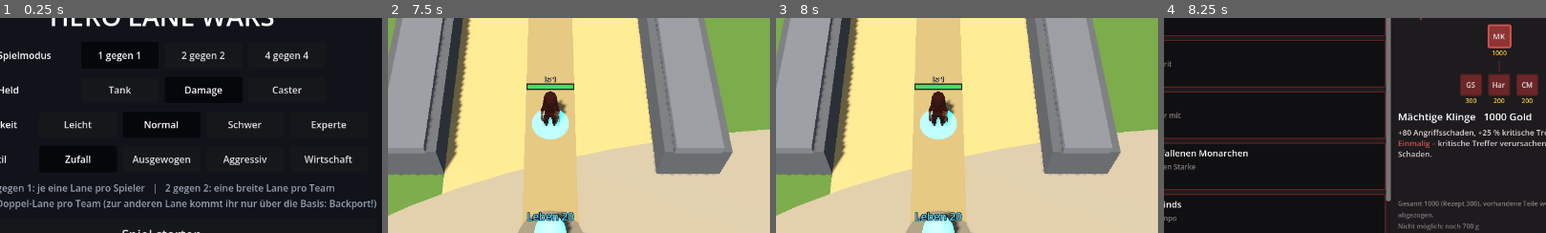
Above: before the commit, frames 1-4 (left to right).
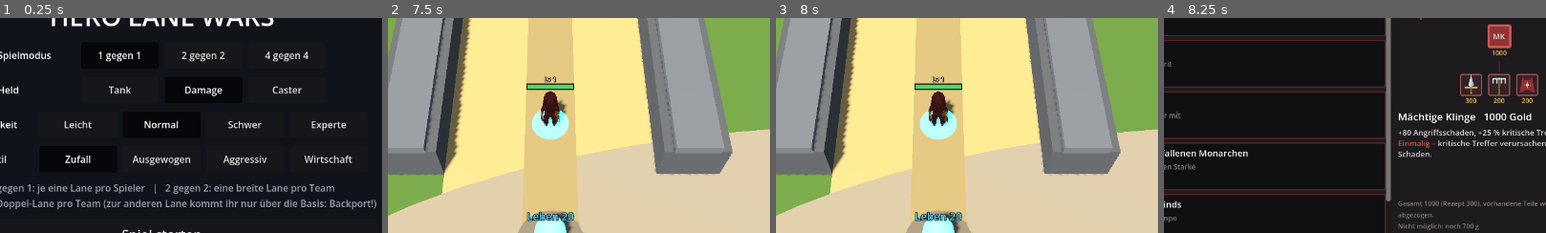
Above: after the commit, the same moments.

Repository: Tarux21/hero-lane-wars
Game: Godot game, scene res://scenes/main.tscn
The game is run twice, just before and just after one commit, with the same random seed, the same clock (stepped at 60 frames per second) and the same inputs.
Inputs:
- Up to frame 1 (0.25 s): no input
- Up to frame 2 (7.5 s): click "Normal" at 0.5 s; click "Normal" at 1.25 s; click "Spiel starten" at 2 s; click "+" at 2.75 s; click "–" at 3.5 s; click "–" at 4.25 s; click "–" at 5 s; click "–" at 5.75 s; click "–" at 6.5 s; click "–" at 7.25 s
- Up to frame 3 (8 s): no input
- Up to frame 4 (8.25 s): click "Gold 300" at 8 s
The pictures show only the part of the screen within x 29-79%, y 25-75%; the shares and areas given below are measured in that part.

Frames 1-3 are identical in both runs. In frame 4, 1.8% of the frame differs, in the area x 77-98%, y 3-37%.

Commit message:
Item-Bildchen Teil 1: Starter, Basisteile und Lederhut im Code gezeichnet (Stufen-Markierung, Austausch per assets/items/<id>.png vorbereitet)
Co-Authored-By: Claude Sonnet 5.5 <noreply@anthropic.com>

Diff:
--- /dev/null
+++ b/godot/scripts/item_icon.gd
@@ -0,0 +1,185 @@
+extends Control
+## Item-Bildchen, im Code gezeichnet (Prototyp; später durch Blender-Bilder ersetzbar: gibt es res://assets/items/<id>.png, wird die Datei gezeigt).
+## id = Item-Kennung, tier = "basis" | "zwischen" | "fertig" (Zwischenstufen bekommen eine kleine Münze, fertige Items einen Funken)
+
+const DRAWN := ["sword", "armor", "heart", "gloves", "staff", "bigSword", "rake", "critCloak", "bigStaff", "cloth", "thornArmor", "windCloak", "timeAmulet",
+	"lifeStone", "regenBand", "ruby", "tome", "wand", "bloodGem", "dagger", "spellGem", "coinPouch", "hat"]
+
+const STEEL := Color("#cfd8e6")
+const STEEL_D := Color("#8da4bf")
+const GOLD := Color("#e8c46a")
+const WOOD := Color("#8a6a3a")
+const RED := Color("#d94a4a")
+const GREEN := Color("#4fc36a")
+const BLUE := Color("#7fd6ff")
+const PURPLE := Color("#a67cff")
+
+var id := ""
+var tier := "basis"
+var tex: Texture2D
+
+
+static func has_icon(item_id: String) -> bool:
+	return DRAWN.has(item_id) or ResourceLoader.exists("res://assets/items/%s.png" % item_id)
+
+
+func _ready() -> void:
+	mouse_filter = Control.MOUSE_FILTER_IGNORE
+	var path := "res://assets/items/%s.png" % id
+	if ResourceLoader.exists(path):
+		tex = load(path)
+
+
+func _p(x: float, y: float) -> Vector2:
+	return Vector2(x, y) * size
+
+
+func _poly(pts: Array, col: Color) -> void:
+	var v := PackedVector2Array()
+	for q in pts:
+		v.append(_p(q[0], q[1]))
+	draw_colored_polygon(v, col)
+
+
+func _line(a: Array, b: Array, col: Color, w: float = 2.0) -> void:
+	draw_line(_p(a[0], a[1]), _p(b[0], b[1]), col, w * size.x / 56.0, true)
+
+
+func _circle(x: float, y: float, r: float, col: Color) -> void:
+	draw_circle(_p(x, y), r * size.x, col)
+
+
+func _arc(x: float, y: float, r: float, a0: float, a1: float, col: Color, w: float = 2.0) -> void:
+	draw_arc(_p(x, y), r * size.x, deg_to_rad(a0), deg_to_rad(a1), 20, col, w * size.x / 56.0, true)
+
+
+func _star(x: float, y: float, r: float, col: Color) -> void:
+	_poly([[x, y - r], [x + r * 0.28, y - r * 0.28], [x + r, y], [x + r * 0.28, y + r * 0.28], [x, y + r], [x - r * 0.28, y + r * 0.28], [x - r, y], [x - r * 0.28, y - r * 0.28]], col)
+
+
+func _gem(x: float, y: float, r: float, col: Color) -> void:
+	_poly([[x, y - r], [x + r * 0.85, y - r * 0.2], [x + r * 0.5, y + r], [x - r * 0.5, y + r], [x - r * 0.85, y - r * 0.2]], col)
+	_poly([[x, y - r], [x + r * 0.85, y - r * 0.2], [x, y - r * 0.1], [x - r * 0.85, y - r * 0.2]], col.lightened(0.35))
+	_line([x - r * 0.3, y - r * 0.5], [x - r * 0.1, y - r * 0.7], Color(1, 1, 1, 0.8), 1.5)
+
+
+func _blade(cx: float, top: float, bottom: float, w: float, col: Color) -> void:
+	_poly([[cx, top], [cx + w, bottom - 0.08], [cx, bottom], [cx - w, bottom - 0.08]], col)
+	_poly([[cx, top], [cx + w, bottom - 0.08], [cx, bottom]], col.darkened(0.15))
+	_line([cx, top + 0.1], [cx, bottom - 0.06], Color(1, 1, 1, 0.55), 1.0)
+
+
+func _hilt(cx: float, y: float, w: float, len: float) -> void:
+	_line([cx - w, y], [cx + w, y], GOLD, 3.5)
+	_line([cx, y], [cx, y + len], WOOD, 4.0)
+	_circle(cx, y + len + 0.02, 0.035, GOLD)
+
+
+func _draw() -> void:
+	if tex != null:
+		draw_texture_rect(tex, Rect2(Vector2.ZERO, size), false)
+		return
+	match id:
+		"sword":
+			_blade(0.5, 0.08, 0.62, 0.08, STEEL)
+			_hilt(0.5, 0.64, 0.2, 0.2)
+		"bigSword":
+			_blade(0.5, 0.04, 0.6, 0.13, STEEL)
+			_hilt(0.5, 0.62, 0.27, 0.22)
+		"armor":
+			_poly([[0.22, 0.16], [0.78, 0.16], [0.78, 0.55], [0.5, 0.88], [0.22, 0.55]], STEEL_D)
+			_poly([[0.3, 0.24], [0.7, 0.24], [0.7, 0.52], [0.5, 0.78], [0.3, 0.52]], Color("#52627d"))
+			_line([0.5, 0.24], [0.5, 0.78], STEEL_D, 1.5)
+		"heart":
+			_circle(0.37, 0.38, 0.19, RED)
+			_circle(0.63, 0.38, 0.19, RED)
+			_poly([[0.19, 0.46], [0.81, 0.46], [0.5, 0.86]], RED)
+			_circle(0.33, 0.33, 0.05, Color(1, 1, 1, 0.55))
+		"gloves":
+			var gc := Color("#e0a63e")
+			_poly([[0.28, 0.5], [0.72, 0.5], [0.7, 0.84], [0.3, 0.84]], gc)
+			for k in 4:
+				_poly([[0.28 + 0.11 * k, 0.52], [0.37 + 0.11 * k, 0.52], [0.37 + 0.11 * k, 0.22 + (0.0 if k in [1, 2] else 0.06)], [0.28 + 0.11 * k, 0.22 + (0.0 if k in [1, 2] else 0.06)]], gc.lightened(0.12))
+			_poly([[0.7, 0.62], [0.88, 0.5], [0.9, 0.6], [0.72, 0.74]], gc.lightened(0.12))
+			_line([0.3, 0.8], [0.7, 0.8], Color("#7a5a1a"), 3.0)
+		"staff":
+			_line([0.3, 0.9], [0.66, 0.26], WOOD, 4.0)
+			_circle(0.7, 0.2, 0.12, PURPLE)
+			_circle(0.7, 0.2, 0.05, Color.WHITE)
+		"bigStaff":
+			_line([0.26, 0.92], [0.64, 0.3], WOOD, 5.0)
+			_circle(0.7, 0.2, 0.17, PURPLE)
+			_circle(0.7, 0.2, 0.08, Color.WHITE)
+			_arc(0.7, 0.2, 0.23, 0, 360, BLUE, 1.5)
+		"rake":
+			_line([0.5, 0.18], [0.5, 0.92], WOOD, 4.0)
+			_line([0.22, 0.22], [0.78, 0.22], STEEL, 4.0)
+			for x in [0.22, 0.4, 0.6, 0.78]:
+				_line([x, 0.22], [x, 0.42], STEEL, 3.0)
+		"critCloak":
+			_poly([[0.28, 0.14], [0.72, 0.14], [0.84, 0.86], [0.5, 0.72], [0.16, 0.86]], Color("#8f2f3a"))
+			_poly([[0.28, 0.14], [0.72, 0.14], [0.66, 0.26], [0.34, 0.26]], Color("#5e1c25"))
+			_star(0.5, 0.5, 0.15, GOLD)
+		"cloth":
+			var cc := Color("#a9b4c6")
+			_poly([[0.3, 0.2], [0.42, 0.14], [0.58, 0.14], [0.7, 0.2], [0.88, 0.36], [0.74, 0.48], [0.7, 0.42], [0.7, 0.86], [0.3, 0.86], [0.3, 0.42], [0.26, 0.48], [0.12, 0.36]], cc)
+			_line([0.5, 0.14], [0.5, 0.86], cc.darkened(0.25), 1.5)
+		"thornArmor":
+			_poly([[0.26, 0.2], [0.74, 0.2], [0.74, 0.56], [0.5, 0.86], [0.26, 0.56]], STEEL_D)
+			_line([0.5, 0.2], [0.5, 0.86], Color("#5a6f8a"), 1.5)
+			for k in [[0.22, 0.2, 0.08, 0.1], [0.78, 0.2, 0.92, 0.1], [0.74, 0.42, 0.92, 0.42], [0.26, 0.42, 0.08, 0.42]]:
+				_line([k[0], k[1]], [k[2], k[3]], Color("#dfe6f2"), 3.0)
+		"windCloak":
+			_poly([[0.28, 0.14], [0.72, 0.14], [0.84, 0.86], [0.5, 0.72], [0.16, 0.86]], Color("#2f7f8f"))
+			for k in 3:
+				_arc(0.5, 0.36 + 0.14 * k, 0.17 - 0.02 * k, 200, 340, Color("#c8f3ff"), 2.0)
+		"timeAmulet":
+			_arc(0.5, 0.3, 0.26, 200, 340, GOLD, 2.0)
+			_circle(0.5, 0.6, 0.24, GOLD)
+			_circle(0.5, 0.6, 0.18, Color("#3b3320"))
+			_poly([[0.4, 0.5], [0.6, 0.5], [0.5, 0.6]], BLUE)
+			_poly([[0.4, 0.7], [0.6, 0.7], [0.5, 0.6]], BLUE)
+		"lifeStone":
+			_poly([[0.5, 0.08], [0.82, 0.4], [0.5, 0.92], [0.18, 0.4]], RED)
+			_poly([[0.5, 0.08], [0.82, 0.4], [0.5, 0.45], [0.18, 0.4]], RED.lightened(0.3))
+			_line([0.34, 0.3], [0.44, 0.2], Color(1, 1, 1, 0.8), 2.0)
+		"regenBand":
+			_arc(0.5, 0.52, 0.3, 0, 360, GREEN, 6.0)
+			_arc(0.5, 0.52, 0.3, 200, 300, GREEN.lightened(0.4), 3.0)
+			_line([0.5, 0.4], [0.5, 0.64], Color.WHITE, 3.0)
+			_line([0.38, 0.52], [0.62, 0.52], Color.WHITE, 3.0)
+		"ruby":
+			_gem(0.5, 0.5, 0.3, RED)
+		"tome":
+			_poly([[0.22, 0.16], [0.78, 0.16], [0.78, 0.82], [0.22, 0.82]], Color("#4a4f9a"))
+			_poly([[0.28, 0.2], [0.78, 0.2], [0.78, 0.78], [0.28, 0.78]], Color("#e8e0c8"))
+			_poly([[0.22, 0.16], [0.3, 0.16], [0.3, 0.82], [0.22, 0.82]], Color("#35397a"))
+			_star(0.54, 0.48, 0.12, PURPLE)
+		"wand":
+			_line([0.3, 0.86], [0.62, 0.34], Color("#e8e0f0"), 4.0)
+			_star(0.66, 0.26, 0.15, GOLD)
+		"bloodGem":
+			_circle(0.5, 0.58, 0.24, RED)
+			_poly([[0.3, 0.52], [0.7, 0.52], [0.5, 0.1]], RED)
+			_circle(0.42, 0.52, 0.06, Color(1, 1, 1, 0.6))
+		"dagger":
+			_blade(0.5, 0.1, 0.62, 0.07, STEEL)
+			_hilt(0.5, 0.64, 0.16, 0.18)
+		"spellGem":
+			_gem(0.5, 0.46, 0.27, PURPLE)
+			_circle(0.5, 0.82, 0.07, RED)
+			_poly([[0.45, 0.82], [0.55, 0.82], [0.5, 0.72]], RED)
+		"coinPouch":
+			_poly([[0.34, 0.3], [0.66, 0.3], [0.8, 0.82], [0.2, 0.82]], Color("#8a5a2a"))
+			_line([0.34, 0.3], [0.66, 0.3], Color("#5a3a1a"), 3.0)
+			_circle(0.5, 0.58, 0.12, GOLD)
+			_line([0.5, 0.5], [0.5, 0.66], Color("#8a6a1a"), 2.0)
+		"hat":
+			_poly([[0.2, 0.58], [0.32, 0.26], [0.5, 0.14], [0.68, 0.26], [0.8, 0.58]], Color("#8a5a2a"))
+			_poly([[0.08, 0.62], [0.2, 0.54], [0.8, 0.54], [0.92, 0.62], [0.8, 0.7], [0.2, 0.7]], Color("#a8733a"))
+			_line([0.22, 0.56], [0.78, 0.56], GOLD, 2.5)
+	if tier == "zwischen":
+		_circle(0.86, 0.14, 0.09, GOLD)
+		_circle(0.86, 0.14, 0.05, Color("#8a6a1a"))
+	elif tier == "fertig":
+		_star(0.85, 0.15, 0.13, Color("#ffe066"))
--- a/godot/scripts/shop_stein.gd
+++ b/godot/scripts/shop_stein.gd
@@ -5,6 +5,7 @@
 ## Kaufen: Knopf "Kaufen" oder Rechtsklick auf ein Item. Verkaufen: Feld im Rucksack anklicken (unten in der Leiste). Alles nur in der Basis.
 
 const HudStein := preload("res://scripts/hud_stein.gd")
+const ItemIcon := preload("res://scripts/item_icon.gd")
 
 ## Vorschläge je Klasse (Schätzung, wird später abgestimmt): {id, Hinweis}
 const RECOMMENDED := {
@@ -327,6 +328,31 @@
 	return words[0].substr(0, 1).to_upper() + words[1].substr(0, 1).to_upper()
 
 
+## Aussehen einer Kachel: gezeichnetes Bildchen (falls vorhanden) auf dunklem Feld, Rand nach Stufe (fertig = Gold), sonst Farbfeld mit Buchstaben
+func _style_tile(b: Button, id: String, size: float) -> Dictionary:
+	var col := _cat_color(id)
+	var tier := _tier(id)
+	var edge: Color = Color("#e8c46a") if tier == "fertig" else col.lightened(0.15)
+	if ItemIcon.has_icon(id):
+		b.text = ""
+		var ic := ItemIcon.new()
+		ic.id = id
+		ic.tier = tier
+		ic.set_anchors_preset(Control.PRESET_FULL_RECT)
+		b.add_child(ic)
+		var plate: Color = Color("#1a1d22").lerp(col, 0.22)
+		return {"normal": HudStein.box(plate, edge, 3 if tier == "fertig" else 2, 3, 2), "sel": HudStein.box(plate.lightened(0.08), pal["hi"], 4, 3, 2)}
+	b.add_theme_stylebox_override("normal", HudStein.box(col.darkened(0.25), pal["border"].darkened(0.35), 2, 3, 2))
+	b.add_theme_stylebox_override("hover", HudStein.box(col, pal["hi"], 2, 3, 2))
+	b.add_theme_stylebox_override("pressed", HudStein.box(col.darkened(0.4), pal["hi"], 2, 3, 2))
+	return {"normal": HudStein.box(col.darkened(0.25), pal["border"].darkened(0.35), 2, 3, 2), "sel": HudStein.box(col, pal["hi"], 4, 3, 2)}
+
+
+func _tier(id: String) -> String:
+	var grp: String = g.items.item[id]["group"]
+	return "fertig" if grp == "fertig" else ("zwischen" if grp == "zwischen" else "basis")
+
+
 func _tile(id: String, size: float) -> Control:
 	var vb := VBoxContainer.new()
 	vb.add_theme_constant_override("separation", 0)
@@ -336,9 +362,11 @@
 	b.text = _initials(str(g.items.item[id]["name"]))
 	b.add_theme_font_size_override("font_size", int(size * 0.34))
 	var col := _cat_color(id)
-	b.add_theme_stylebox_override("normal", HudStein.box(col.darkened(0.25), pal["border"].darkened(0.35), 2, 3, 2))
-	b.add_theme_stylebox_override("hover", HudStein.box(col, pal["hi"], 2, 3, 2))
-	b.add_theme_stylebox_override("pressed", HudStein.box(col.darkened(0.4), pal["hi"], 2, 3, 2))
+	var sty := _style_tile(b, id, size)
+	if ItemIcon.has_icon(id):
+		b.add_theme_stylebox_override("normal", sty["normal"])
+		b.add_theme_stylebox_override("hover", HudStein.box(sty["normal"].bg_color.lightened(0.12), pal["hi"], 2, 3, 2))
+		b.add_theme_stylebox_override("pressed", HudStein.box(sty["normal"].bg_color.darkened(0.2), pal["hi"], 2, 3, 2))
 	b.tooltip_text = g._item_tip(id)
 	var iid: String = id
 	b.gui_input.connect(func(ev: InputEvent): _on_item_input(ev, iid, false))
@@ -351,7 +379,7 @@
 	pl.mouse_filter = Control.MOUSE_FILTER_STOP
 	pl.gui_input.connect(func(ev: InputEvent): _on_item_input(ev, iid, false))
 	vb.add_child(pl)
-	tiles.append({"id": id, "btn": b, "box": vb, "sty": HudStein.box(col.darkened(0.25), pal["border"].darkened(0.35), 2, 3, 2), "sty_sel": HudStein.box(col, pal["hi"], 4, 3, 2), "is_sel": false})
+	tiles.append({"id": id, "btn": b, "box": vb, "sty": sty["normal"], "sty_sel": sty["sel"], "is_sel": false})
 	return vb
 
 
@@ -429,17 +457,18 @@
 	b.text = _initials(str(g.items.item[id]["name"]))
 	b.add_theme_font_size_override("font_size", int(size * 0.34))
 	var col := _cat_color(id)
-	b.add_theme_stylebox_override("normal", HudStein.box(col.darkened(0.25), pal["border"].darkened(0.35), 2, 3, 2))
-	b.add_theme_stylebox_override("hover", HudStein.box(col, pal["hi"], 2, 3, 2))
-	b.add_theme_stylebox_override("pressed", HudStein.box(col.darkened(0.4), pal["hi"], 2, 3, 2))
+	var sty := _style_tile(b, id, size)
+	if ItemIcon.has_icon(id):
+		b.add_theme_stylebox_override("normal", sty["normal"])
+		b.add_theme_stylebox_override("hover", HudStein.box(sty["normal"].bg_color.lightened(0.12), pal["hi"], 2, 3, 2))
+		b.add_theme_stylebox_override("pressed", HudStein.box(sty["normal"].bg_color.darkened(0.2), pal["hi"], 2, 3, 2))
 	b.tooltip_text = g._item_tip(id)
 	var iid: String = id
 	b.gui_input.connect(func(ev: InputEvent): _on_item_input(ev, iid, in_tree))
 	if in_tree:
 		if id == sel:
-			var hb := HudStein.box(col, pal["hi"], 3, 3, 2)
-			b.add_theme_stylebox_override("normal", hb)
-			b.add_theme_stylebox_override("hover", hb)
+			b.add_theme_stylebox_override("normal", sty["sel"])
+			b.add_theme_stylebox_override("hover", sty["sel"])
 	vb.add_child(b)
 	var pl := Label.new()
 	var it: Dictionary = g.items.item[id]
